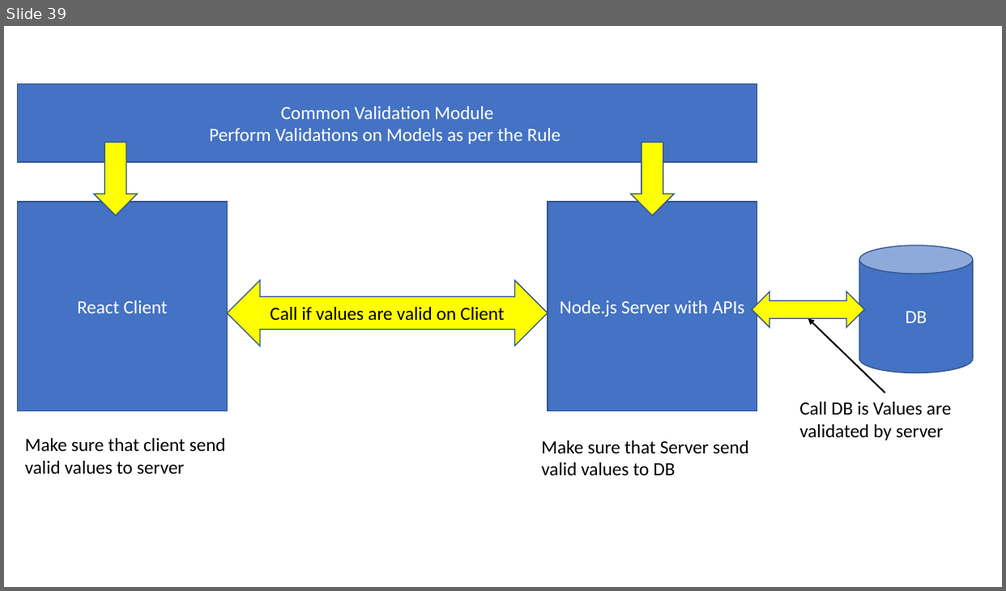
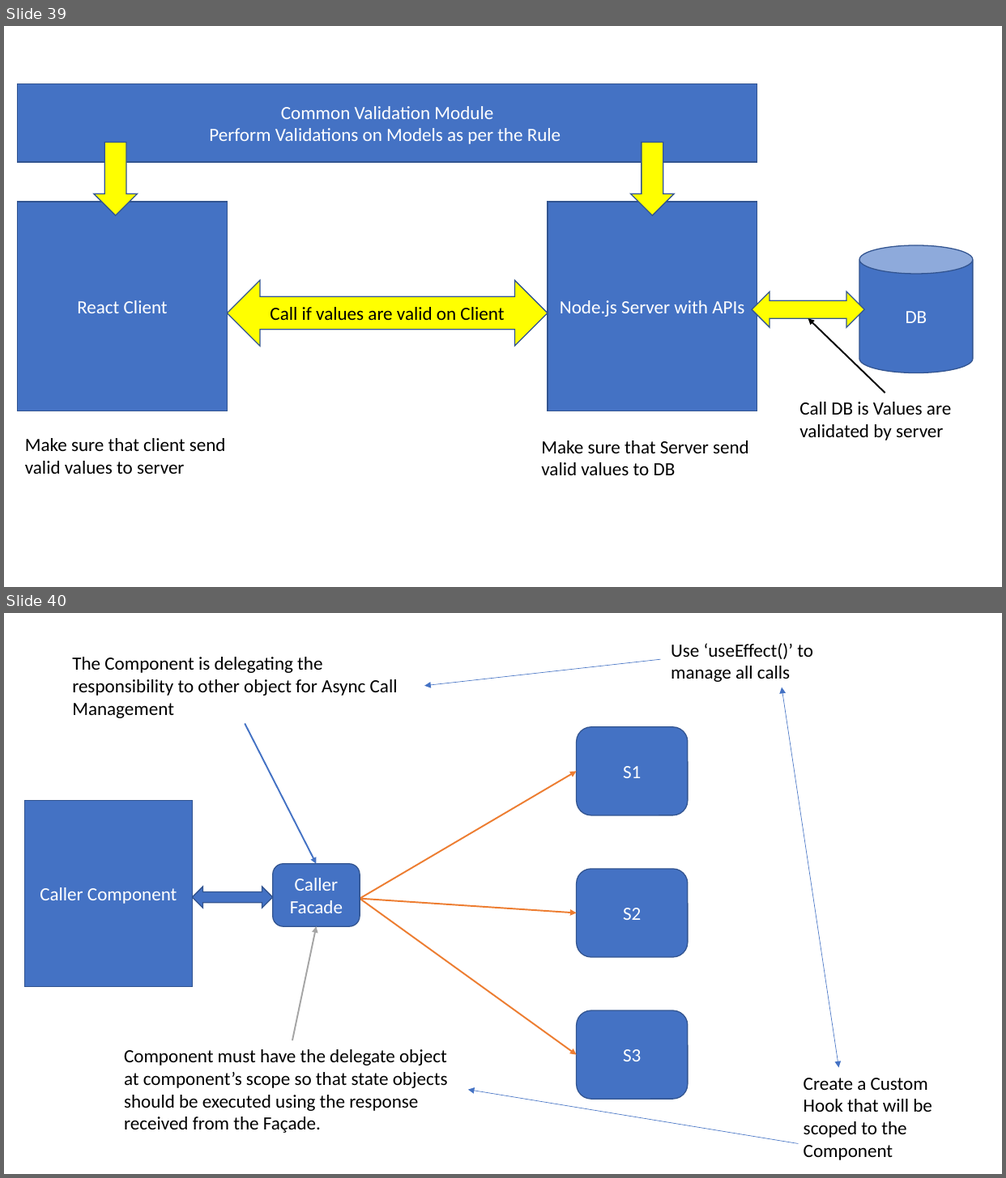
Before and after one commit to maheshsabnis/blazemarch2021, a slide deck: SpotPPTs.pptx. Shown one above the other, each under a label of ours: slide 39 before the commit, slides 39 and 40 after it. The pictures are 1006x591 and 1006x1178 pixels, drawn with LibreOffice and Linux fonts; fonts in the diff are those of the drawing. Boxes give left, top, right and bottom in pixels: in the first picture for what was removed or moved away, otherwise in the second. Text is boxed around its words. In the diff, an @@ line names an element or a change of style, - is before the commit and + after.

```diff
--- a/SpotPPTs.pptx
+++ b/SpotPPTs.pptx
@@ slide 40 added at <box>4,613,1002,1174</box>, background #FFFFFF @@
@@ text added at <box>72,657,398,718</box>, 18 pt, text #000000 @@
+The Component is delegating the responsibility to other object for Async Call Management
@@ arrow added from (661, 659) to (424, 686), #4472C4 0.5 pt @@
@@ text added at <box>671,643,813,682</box>, 18 pt, text #000000 @@
+Use ‘useEffect()’ to manage all calls
@@ double arrow added from (839, 1068) to (782, 687), #4472C4 0.5 pt @@
@@ arrow added from (245, 724) to (316, 864), #4472C4 1.5 pt @@
@@ rounded rectangle added at <box>577,726,688,815</box>, fill #4472C4, outline #325491 1 pt, 18 pt, text #FFFFFF @@
+S1
@@ arrow added from (360, 899) to (577, 771), #ED7D31 1.5 pt @@
@@ rectangle added at <box>25,801,193,987</box>, fill #4472C4, outline #325491 1 pt, 18 pt, text #FFFFFF @@
+Caller Component
@@ rounded rectangle added at <box>273,864,360,926</box>, fill #4472C4, outline #325491 1 pt, 18 pt, text #FFFFFF @@
+Caller Facade
@@ rounded rectangle added at <box>577,869,688,957</box>, fill #4472C4, outline #325491 1 pt, 18 pt, text #FFFFFF @@
+S2
@@ left right arrow added at <box>192,887,273,909</box>, fill #4472C4, outline #325491 1 pt @@
@@ arrow added from (360, 899) to (577, 914), #ED7D31 1.5 pt @@
@@ arrow added from (360, 899) to (577, 1055), #ED7D31 1.5 pt @@
@@ arrow added from (292, 1041) to (316, 926), #A5A5A5 1.5 pt @@
@@ rounded rectangle added at <box>577,1011,688,1099</box>, fill #4472C4, outline #325491 1 pt, 18 pt, text #FFFFFF @@
+S3
@@ text added at <box>124,1050,448,1133</box>, 18 pt, text #000000 @@
+Component must have the delegate object at component’s scope so that state objects should be executed using the response received from the Façade.
@@ arrow added from (799, 1144) to (468, 1090), #4472C4 0.5 pt @@
@@ text added at <box>803,1078,932,1161</box>, 18 pt, text #000000 @@
+Create a Custom Hook that will be scoped to the Component
```
Also in this commit, not shown: 2 other slides added, 11 other files.
